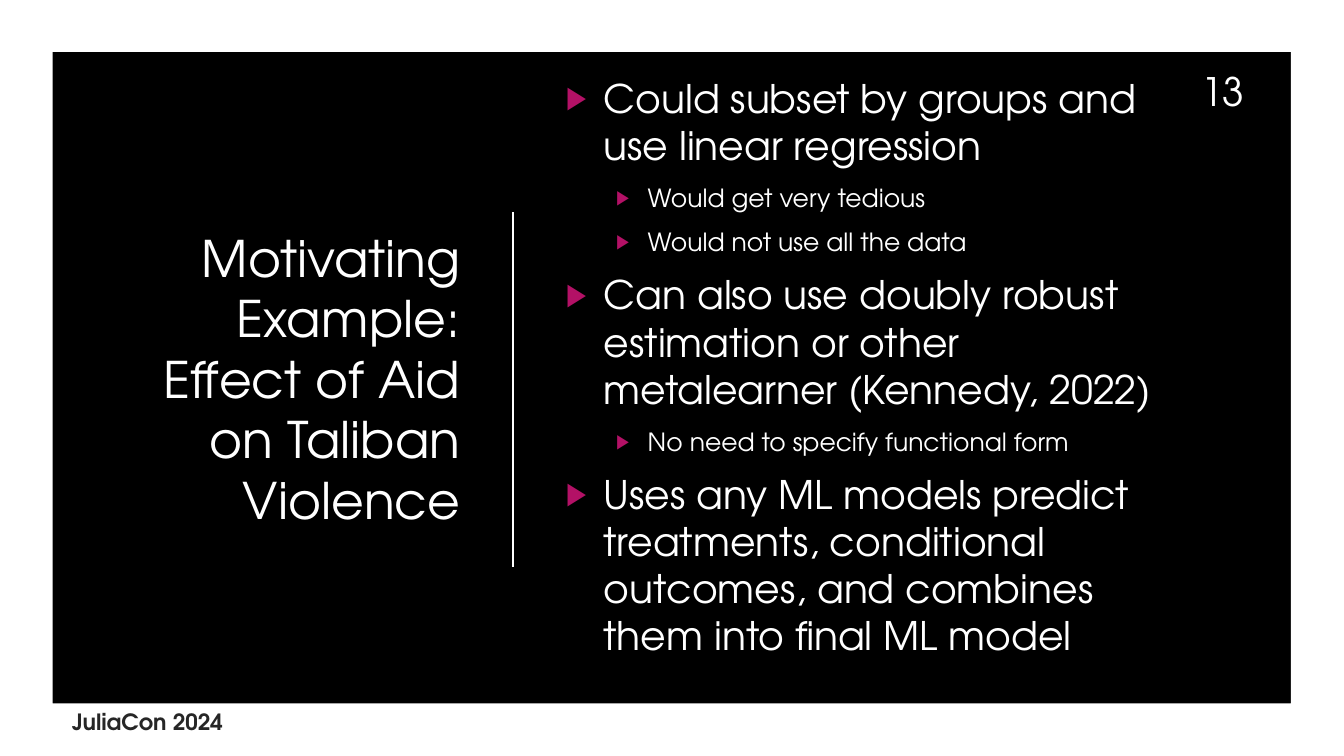
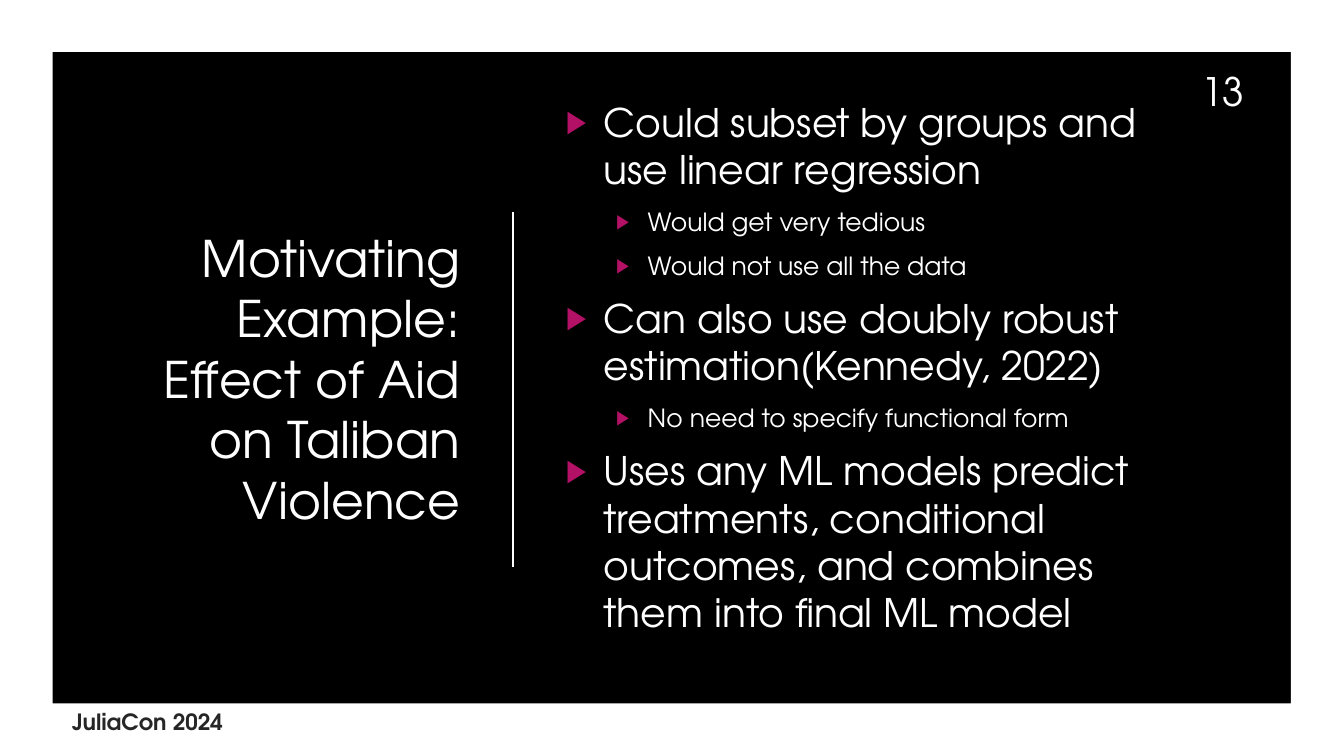
Before and after one commit to dscolby/JuliaCon2024, a slide deck: slide 13 of JuliaCon 2024 Presentation.pptx. Drawn at 1344x756 pixels with LibreOffice and Linux fonts; fonts in the diff are those of the drawing; background and template pictures are left out. Boxes give left, top, right and bottom in pixels: in the first picture for what was removed or moved away, otherwise in the second. Text is boxed around its words. In the diff, an @@ line names an element or a change of style, - is before the commit and + after.

Commit message:
Updated slides

```diff
--- a/JuliaCon 2024 Presentation.pptx
+++ b/JuliaCon 2024 Presentation.pptx
@@ text at (x1=604, y1=303, x2=1119, y2=389): text changed @@
-▶ Can also use doubly robust estimation or other metalearner (Kennedy, 2022)
+▶ Can also use doubly robust estimation(Kennedy, 2022)
```
Also in this commit, not shown: 2 other slides changed.
